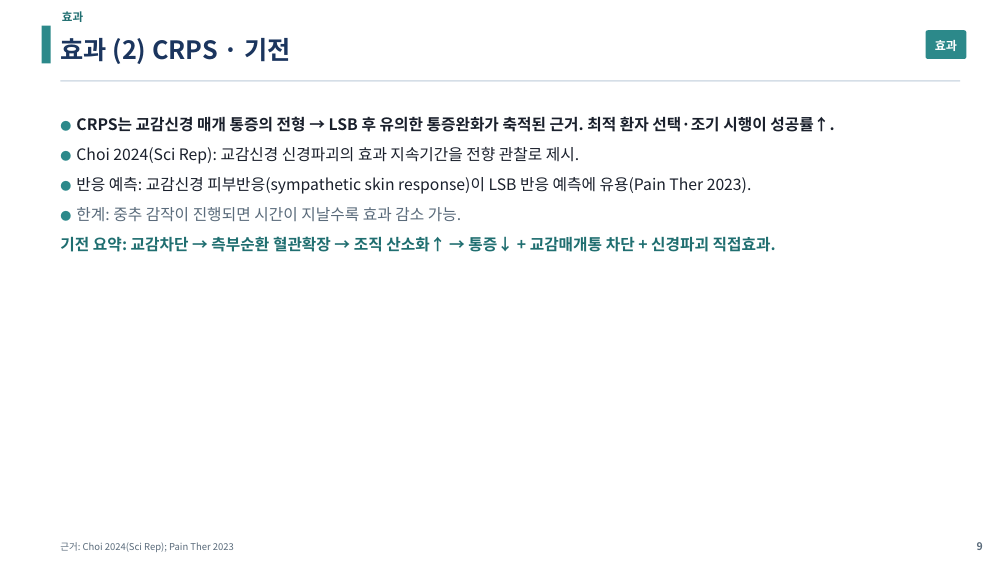
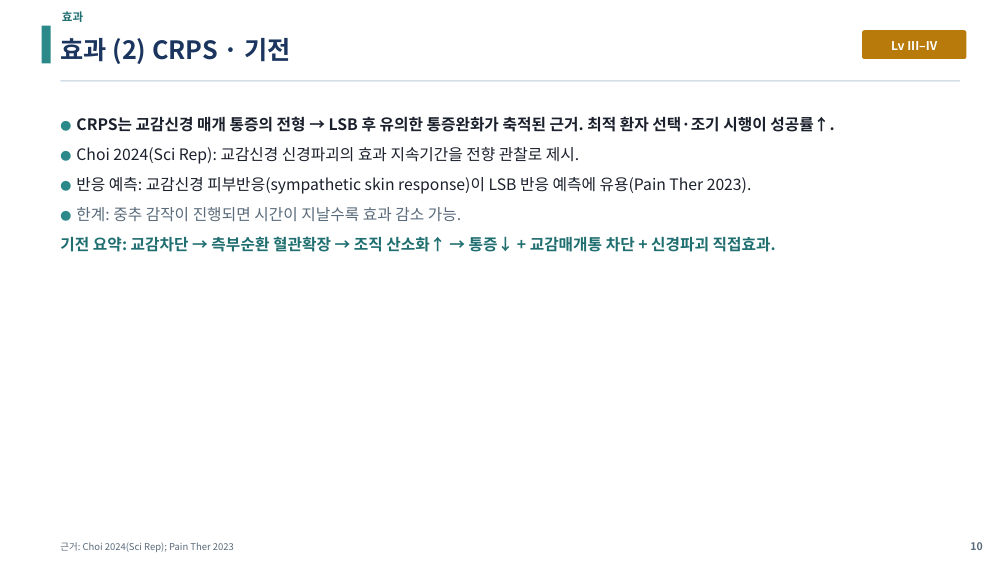
Before and after one commit to wonkeeparkos-pixel/ppt-work, a slide deck: slide 10 of 문헌고찰_NLC_RLS_LSB/03_LSB/LSB_발표.pptx (slide 9 before the commit). Drawn at 1008x567 pixels with LibreOffice and Linux fonts; fonts in the diff are those of the drawing. Boxes give left, top, right and bottom in pixels: in the first picture for what was removed or moved away, otherwise in the second. Text is boxed around its words. In the diff, an @@ line names an element or a change of style, - is before the commit and + after.

```diff
--- a/문헌고찰_NLC_RLS_LSB/03_LSB/LSB_발표.pptx
+++ b/문헌고찰_NLC_RLS_LSB/03_LSB/LSB_발표.pptx
@@ rounded rectangle: place and size @@
-rounded rectangle at bbox=[926, 30, 966, 59]
+rounded rectangle at bbox=[862, 30, 966, 59]
@@ rounded rectangle at bbox=[862, 30, 966, 59]: fill #2C898A to #B97A0C @@
@@ text at bbox=[891, 41, 937, 50]: text changed @@
-효과
+Lv III–IV
@@ text at bbox=[970, 542, 982, 550]: text changed @@
-9
+10
```
Also in this commit, not shown: 9 other slides changed, 2 slides added, 6 other files.
